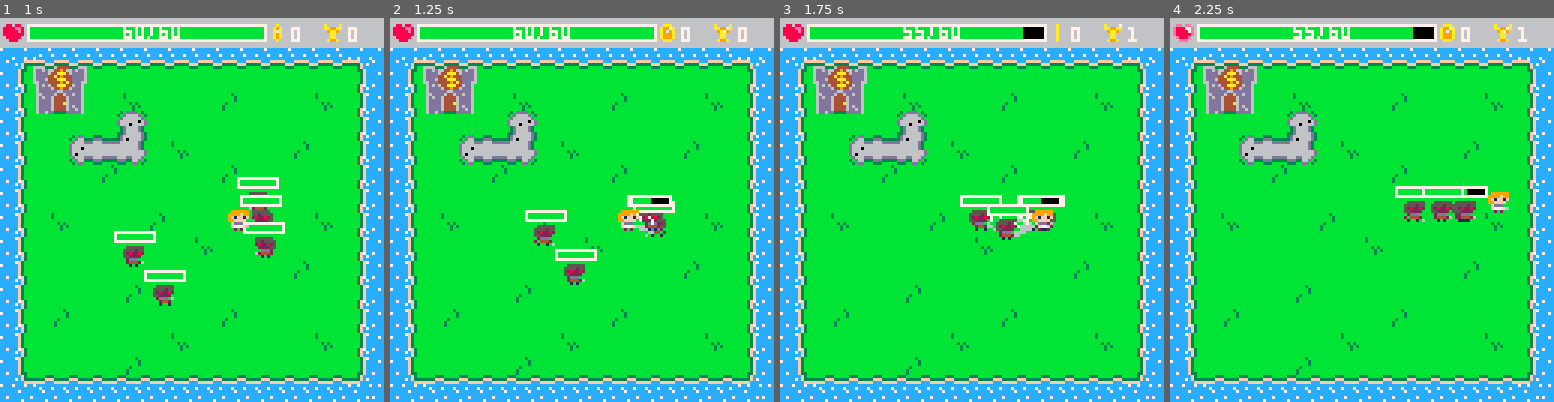
Above: before the commit, frames 1-4 (left to right).
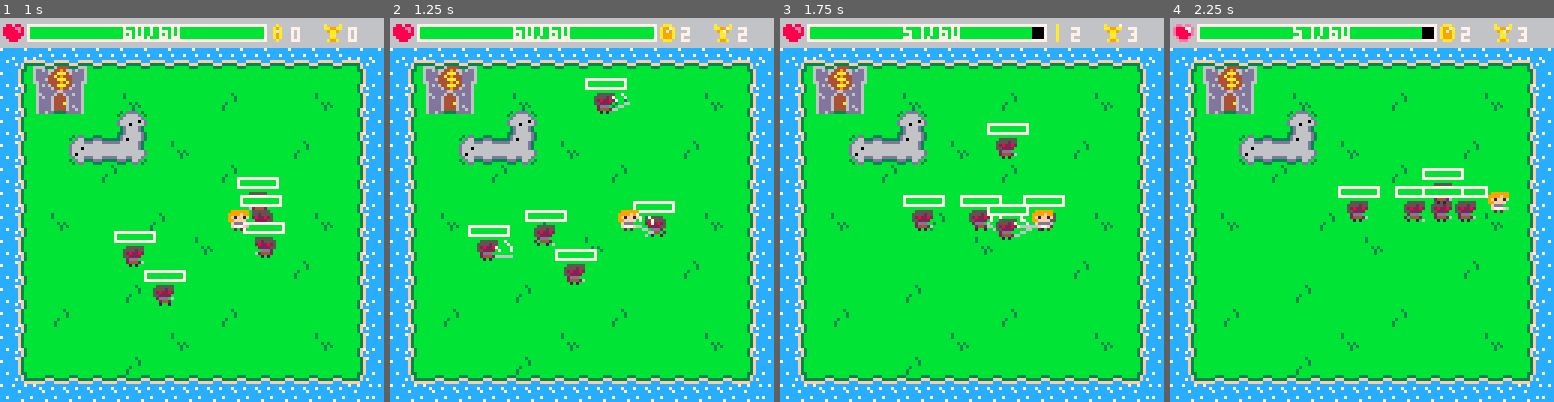
Above: after the commit, the same moments.

Repository: PancakedRivet/last-minute-hero
Game: PICO-8 cartridge last-minute-hero.p8
Two runs of this game, one before a commit and one after it. Both use one fixed random seed, a clock stepped at 60 frames per second and the inputs below.
Inputs:
- Up to frame 1 (1 s): tap X (X key) at 0.33 s; tap O (Z key) at 0.7 s
- Up to frame 2 (1.25 s): tap X (X key) at 1.07 s
- Up to frame 3 (1.75 s): hold Right from 1.6 s (still down); tap O (Z key) at 1.7 s
- Up to frame 4 (2.25 s): tap X (X key) at 1.85 s; release Right at 2.1 s; tap O (Z key) at 2.1 s; hold Up from 2.15 s (still down)

Frame 1 is identical in both runs. In frame 2, 1.5% of the frame differs, in the area x 20-93%, y 3-64%; in frame 3, 1.3%; in frame 4, 1.0%.

Commit message:
Make the enemies stronger after every 25 kills

Diff:
--- a/scripts/enemy.lua
+++ b/scripts/enemy.lua
@@ -51,6 +51,7 @@
 
 function new_enemy()
     local enemy_x, enemy_y = spawn_enemy()
+    local health_multiplier = 1 + flr(player.kill_count / 25)
     local enemy = {
         x = enemy_x,
         y = enemy_y,
@@ -58,8 +59,8 @@
         h = 7,
         sp_flipx = false,
         sp_flipy = false,
-        health = 20,
-        max_health = 20,
+        health = 10 * health_multiplier,
+        max_health = 10 * health_multiplier,
         speed = 1,
         attack = 2,
         attack_range_x = 8,
--- a/scripts/player.lua
+++ b/scripts/player.lua
@@ -27,6 +27,7 @@
         defense = 5,
         score = 0,
         score_value = 1,
+        kill_count = 0,
         coins = 0,
         coin_value = 1,
         is_in_shop = false,
@@ -176,6 +177,7 @@
                             del(enemies, enemy)
                             add(coins, { x = enemy.x, y = enemy.y, sp = game_sprites.coin, current_tick = global_game_tick }) -- spawn a coin where the enemy died
                             _player.score += _player.score_value
+                            _player.kill_count += 1
                         end
                     end
                 end
